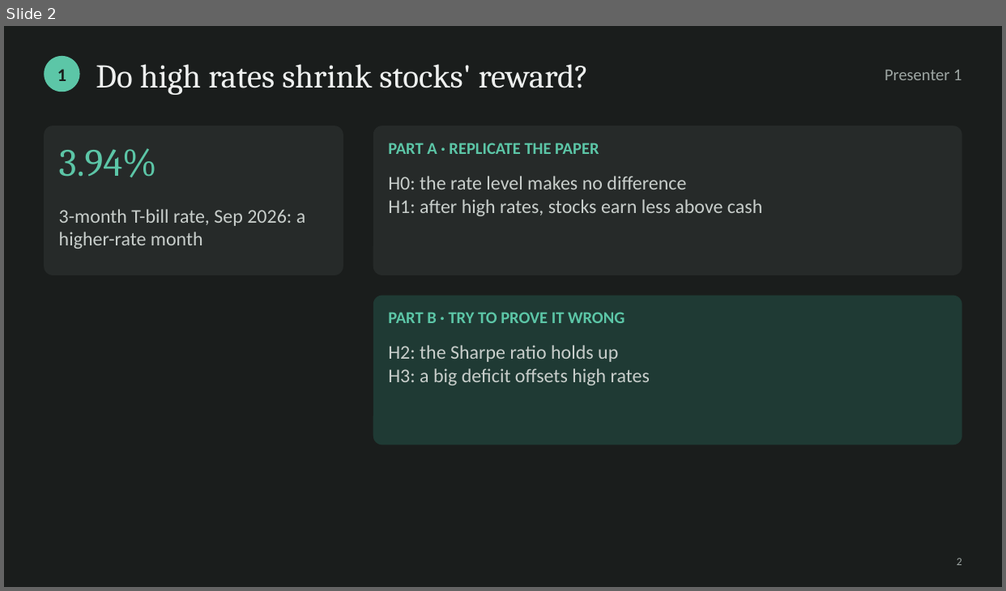
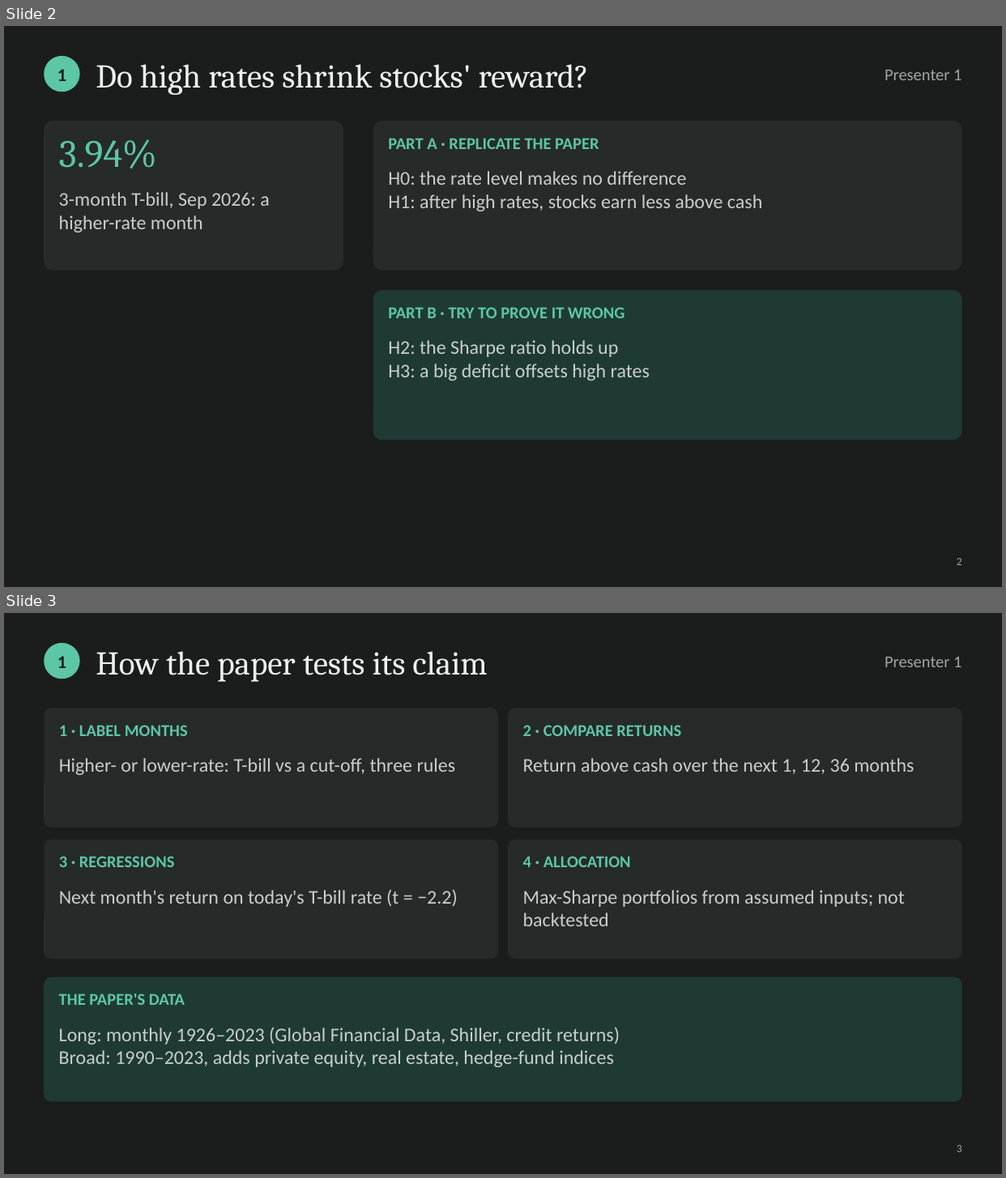
Before and after one commit to cyee02/MQF, a slide deck: QF600/Final Assignment/04 - Presentation Slides Group 6.pptx. Shown one above the other, each under a label of ours: slide 2 before the commit, slides 2 and 3 after it. The pictures are 1006x591 and 1006x1178 pixels, drawn with LibreOffice and Linux fonts; fonts in the diff are those of the drawing. Boxes give left, top, right and bottom in pixels: in the first picture for what was removed or moved away, otherwise in the second. Text is boxed around its words. In the diff, an @@ line names an element or a change of style, - is before the commit and + after.

```diff
--- a/QF600/Final Assignment/04 - Presentation Slides Group 6.pptx
+++ b/QF600/Final Assignment/04 - Presentation Slides Group 6.pptx
@@ slide 3 added at <box>4,613,1002,1174</box>, background #1A1D1C @@
@@ ellipse added at <box>44,643,80,679</box>, fill #5CC6A7 @@
@@ text added at <box>57,656,66,668</box>, 13 pt, text #1A1D1C, bold @@
+1
@@ text added at <box>96,651,487,682</box>, 24 pt, text #EEF0EF @@
+How the paper tests its claim
@@ text added at <box>884,657,961,667</box>, 12 pt, text #9EA6A3 @@
+Presenter 1
@@ rounded rectangle added at <box>44,708,498,828</box>, fill #262A29 @@
@@ rounded rectangle added at <box>508,708,962,828</box>, fill #262A29 @@
@@ text added at <box>59,725,188,736</box>, 12 pt, text #5CC6A7, bold @@
+1 · LABEL MONTHS
@@ text added at <box>523,725,681,736</box>, 12 pt, text #5CC6A7, bold @@
+2 · COMPARE RETURNS
@@ text added at <box>59,758,456,775</box>, 14 pt, text #C8CECB @@
+Higher- or lower-rate: T-bill vs a cut-off, three rules
@@ text added at <box>523,758,914,774</box>, 14 pt, text #C8CECB @@
+Return above cash over the next 1, 12, 36 months
@@ rounded rectangle added at <box>44,840,498,960</box>, fill #262A29 @@
@@ rounded rectangle added at <box>508,840,962,960</box>, fill #262A29 @@
@@ text added at <box>59,856,175,867</box>, 12 pt, text #5CC6A7, bold @@
+3 · REGRESSIONS
@@ text added at <box>523,856,631,867</box>, 12 pt, text #5CC6A7, bold @@
+4 · ALLOCATION
@@ text added at <box>59,889,458,907</box>, 14 pt, text #C8CECB @@
+Next month's return on today's T-bill rate (t = −2.2)
@@ text added at <box>523,890,905,926</box>, 14 pt, text #C8CECB @@
+Max-Sharpe portfolios from assumed inputs; not backtested
@@ rounded rectangle added at <box>44,977,962,1102</box>, fill #1F3A34 @@
@@ text added at <box>59,994,185,1005</box>, 12 pt, text #5CC6A7, bold @@
+THE PAPER'S DATA
@@ text added at <box>59,1028,620,1067</box>, 14 pt, text #C8CECB @@
+Long: monthly 1926–2023 (Global Financial Data, Shiller, credit returns)
+Broad: 1990–2023, adds private equity, real estate, hedge-fund indices
@@ text added at <box>957,1145,962,1152</box>, 8 pt, text #9EA6A3 @@
+3
@@ slide 2 changed as well @@
@@ text "3.94%": place and size @@
-text "3.94%" at <box>59,148,157,177</box>
+text "3.94%" at <box>59,139,157,169</box>
@@ text at <box>59,192,269,233</box>: text changed @@
-3-month T-bill rate, Sep 2026: a higher-rate month
+3-month T-bill, Sep 2026: a higher-rate month
@@ 4 texts, 3 rounded rectangles: place and size @@
-4 texts, 3 rounded rectangles at <box>44,126,962,445</box>
+4 texts, 3 rounded rectangles at <box>44,121,962,440</box>
```
Also in this commit, not shown: 11 other slides changed, 6 other slides added, 2 slides removed, 34 other files.
